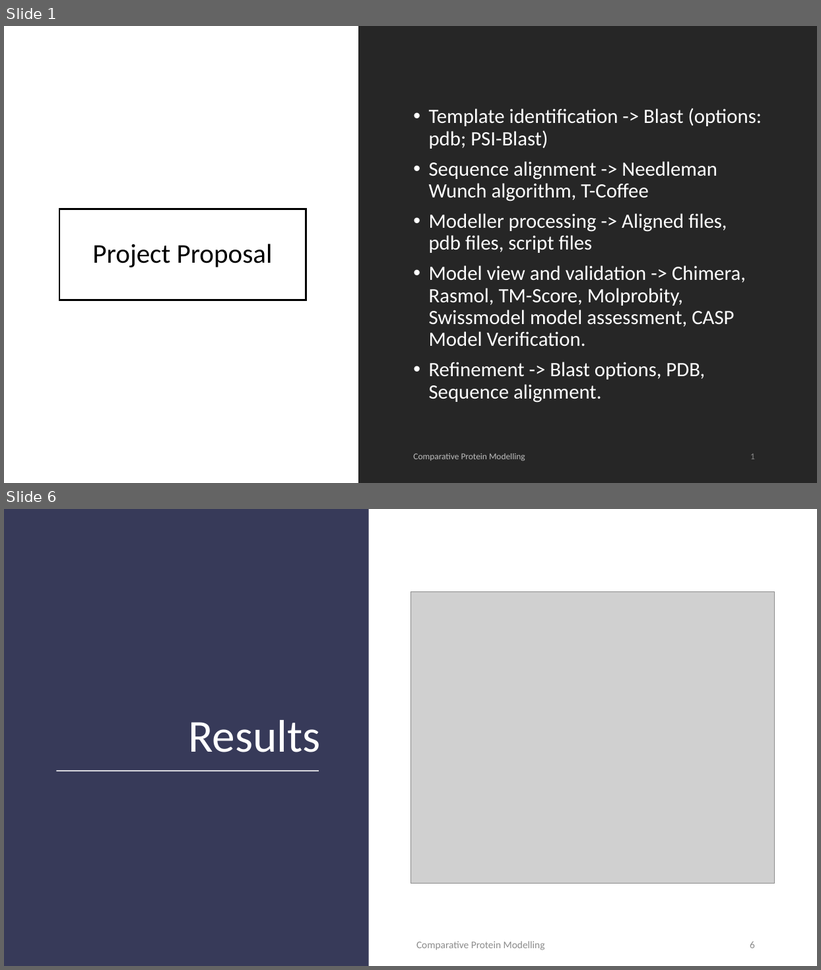
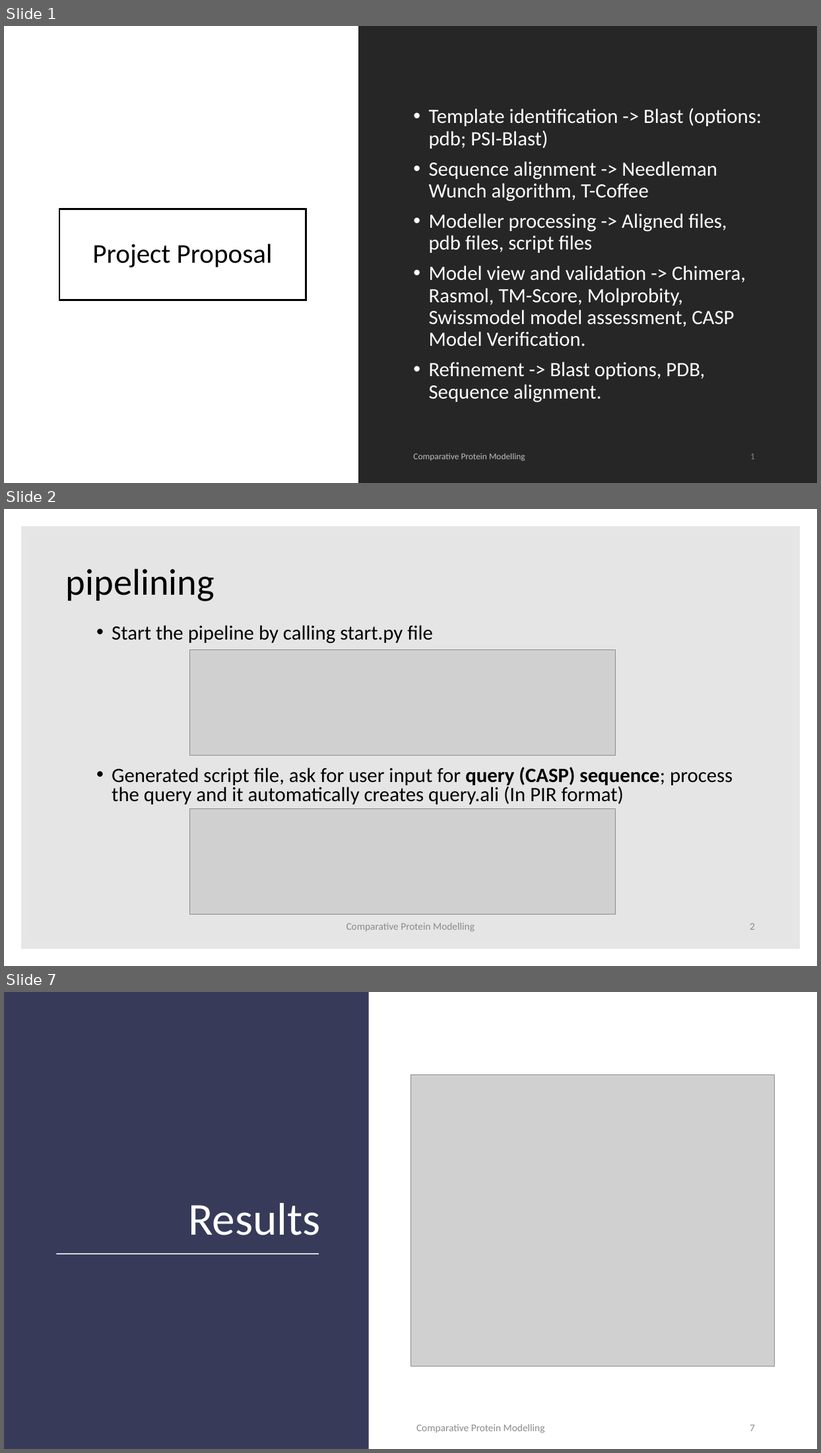
Before and after one commit to SaiManikanta23/Comparative-Protein-Modelling, a slide deck: ComparativeProteinSequence.pptx. Shown one above the other, each under a label of ours: slides 1 and 6 before the commit, slides 1, 2 and 7 after it; the slides between them are not shown. The pictures are 821x970 and 821x1453 pixels, drawn with LibreOffice and Linux fonts; fonts in the diff are those of the drawing; grey boxes stand for pictures. Boxes give left, top, right and bottom in pixels: in the first picture for what was removed or moved away, otherwise in the second. Text is boxed around its words. In the diff, an @@ line names an element or a change of style, - is before the commit and + after.

```diff
--- a/ComparativeProteinSequence.pptx
+++ b/ComparativeProteinSequence.pptx
@@ slide 2 added at <box>4,509,817,966</box>, background #FFFFFF @@
@@ rectangle added at <box>25,530,796,945</box>, fill #000000 at 10% opacity, outline #E7E6E6 10 pt @@
@@ title added at <box>66,568,215,601</box>, 44 pt, text #000000 @@
+pipelining
@@ text added at <box>112,625,733,805</box>, 24 pt, text #000000 @@
+  • Start the pipeline by calling start.py file
+  • Generated script file, ask for user input for query (CASP) sequence; process the query and it automatically creates query.ali (In PIR format)
@@ picture added at <box>190,650,616,755</box> @@
@@ picture added at <box>190,809,616,915</box> @@
@@ text added at <box>347,923,475,932</box>, 12 pt, text #8C8C8C @@
+Comparative Protein Modelling
@@ page number added at <box>750,923,755,930</box>, 12 pt, text #8C8C8C @@
+2
@@ what was slide 6 is now slide 7 @@
@@ page number at <box>750,1425,755,1432</box>: text changed @@
-6
+7
```
Also in this commit, not shown: 6 slides changed.
